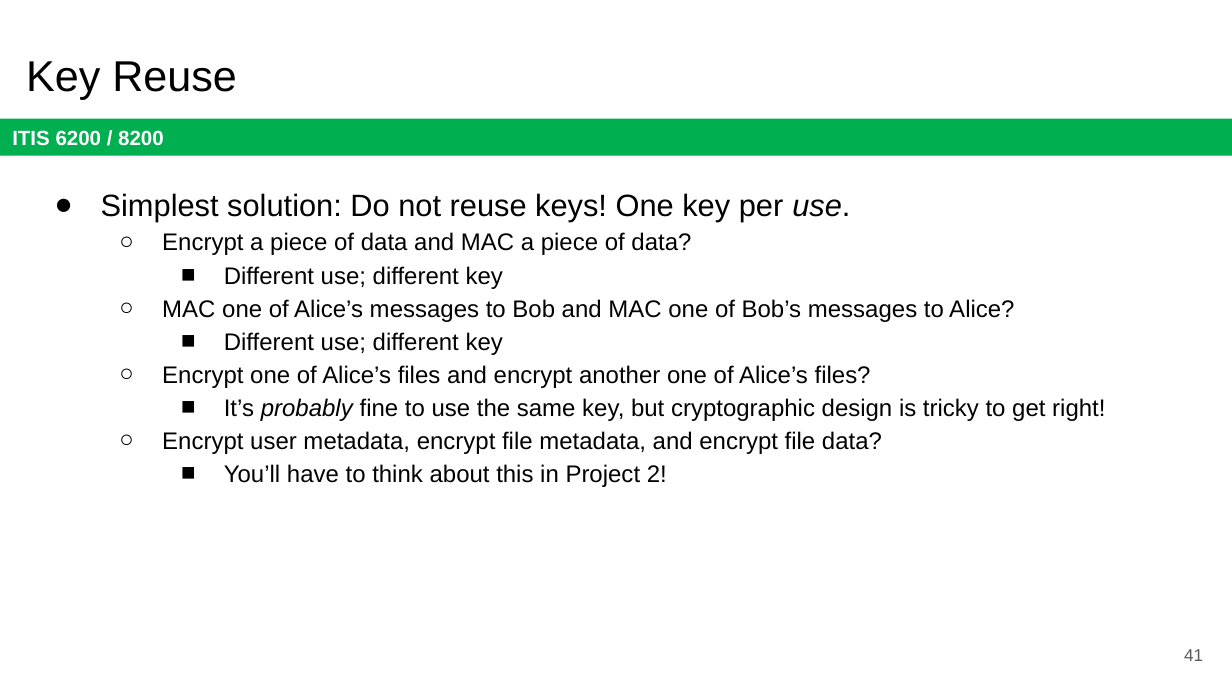
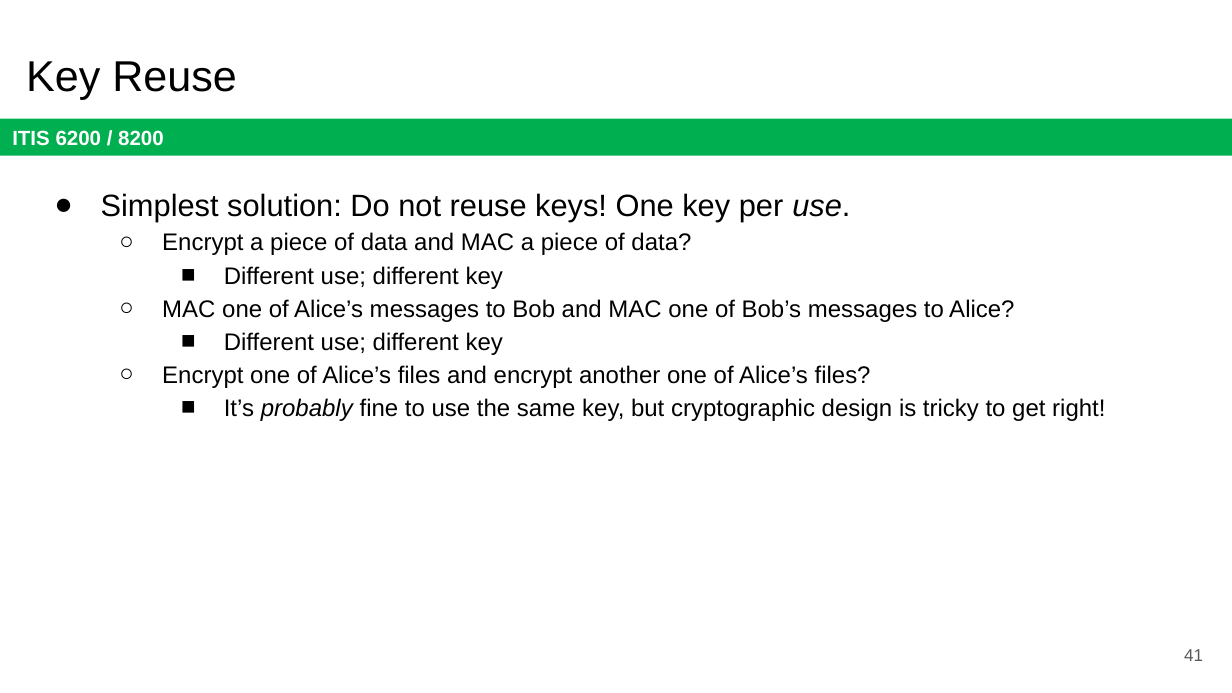
Before and after one commit to jx5c/github.io, a slide deck: slide 41 of teaching/ITIS6200/2023fa/lectures/lec04.pptx. Drawn at 1232x693 pixels with LibreOffice and Linux fonts; fonts in the diff are those of the drawing. Boxes give left, top, right and bottom in pixels: in the first picture for what was removed or moved away, otherwise in the second. Text is boxed around its words. In the diff, an @@ line names an element or a change of style, - is before the commit and + after.

```diff
--- a/teaching/ITIS6200/2023fa/lectures/lec04.pptx
+++ b/teaching/ITIS6200/2023fa/lectures/lec04.pptx
@@ text at <box>162,431,882,487</box>: paragraphs removed @@
-  ○ Encrypt user metadata, encrypt file metadata, and encrypt file data?
-    ■ You’ll have to think about this in Project 2!
```
Also in this commit, not shown: 3 other slides changed.
